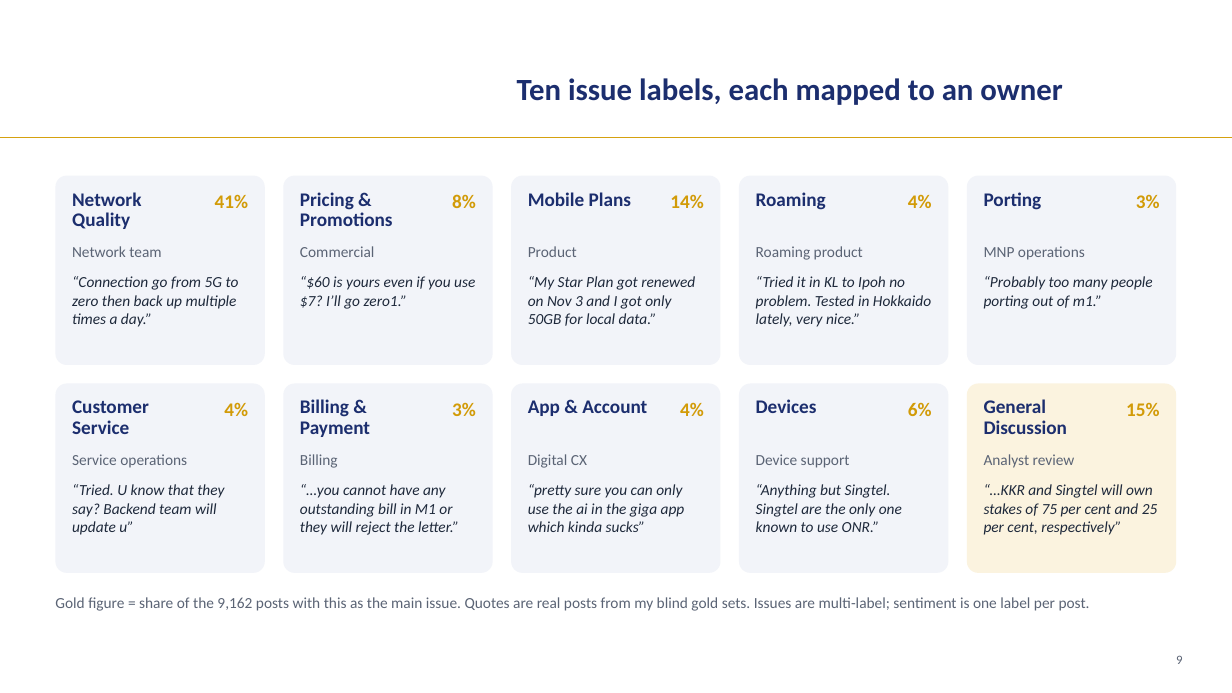
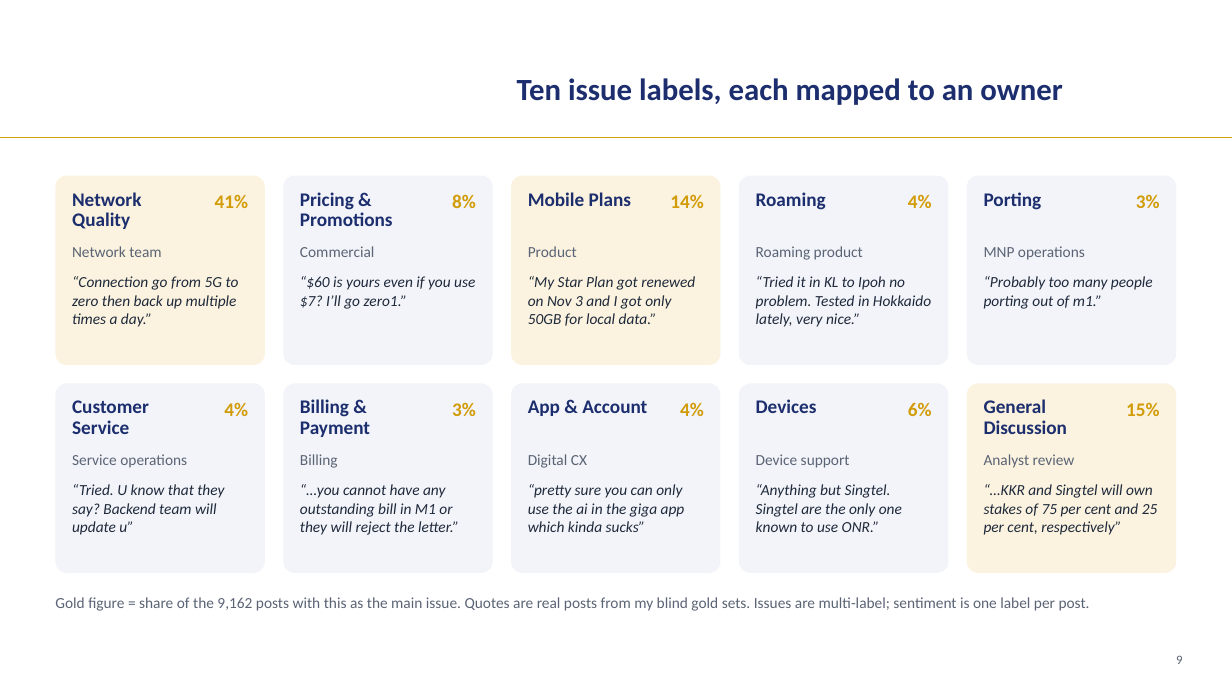
Before and after one commit to LizLicense/Public-Sentiment-Analysis-LLM-powered-Issue-Extraction, a slide deck: slide 9 of presentation/capstone_walkthrough.pptx. Drawn at 1232x693 pixels with LibreOffice and Linux fonts; fonts in the diff are those of the drawing; background and template pictures are left out. Boxes give left, top, right and bottom in pixels: in the first picture for what was removed or moved away, otherwise in the second. Text is boxed around its words. In the diff, an @@ line names an element or a change of style, - is before the commit and + after.

Commit message:
update deck

```diff
--- a/presentation/capstone_walkthrough.pptx
+++ b/presentation/capstone_walkthrough.pptx
@@ rounded rectangle at box(55, 176, 265, 365): fill #F2F4F9 to #FBF3DF @@
@@ rounded rectangle at box(511, 176, 721, 365): fill #F2F4F9 to #FBF3DF @@
```
Also in this commit, not shown: 2 slides added, 9 other files.
